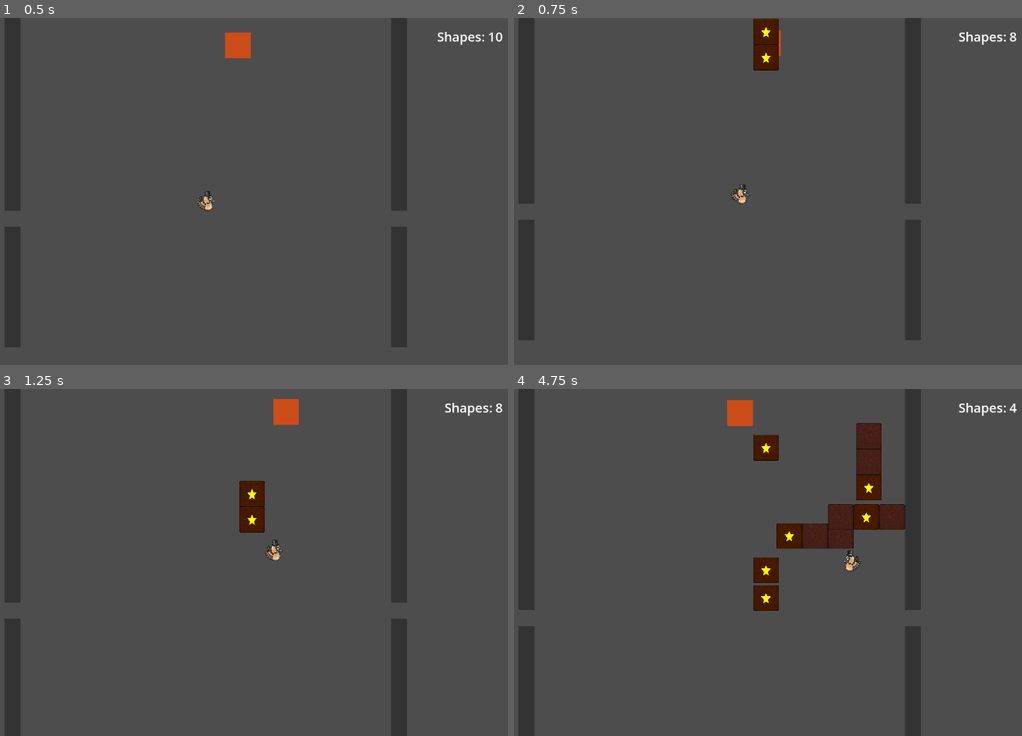
Above: before the commit, frames 1-4 (two rows, left to right).
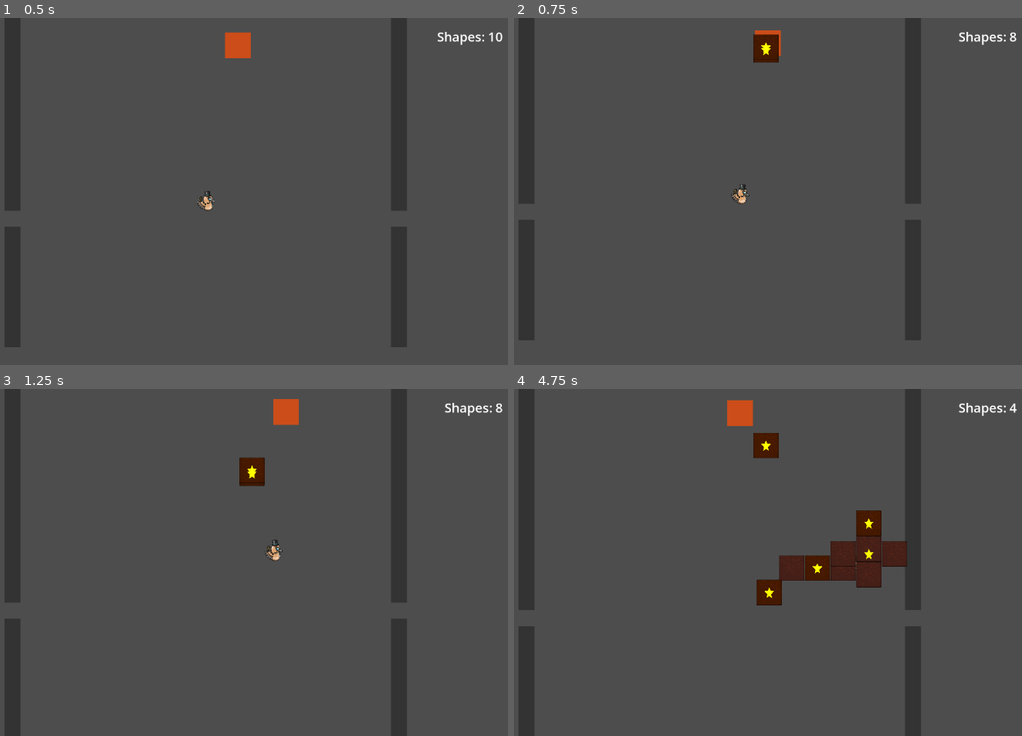
Above: after the commit, the same moments.

Repository: Lubachmann/CDGJ2026
Game: Godot game, scene res://scene/main.tscn
Same seed, same stepped clock (60 frames per second), same inputs: the game is played once before the commit and once after it.
Inputs:
- Up to frame 1 (0.5 s): no input
- Up to frame 2 (0.75 s): tap Enter (ui_accept) at 0.5, 0.6 s; hold D (right) from 0.53 s (still down)
- Up to frame 3 (1.25 s): keep holding D (right); tap W (jump) at 0.77, 0.8, 1.07 s
- Up to frame 4 (4.75 s): tap W (jump) at 1.35, 1.52, 1.82, 2.3, 3.02, 3.32, 3.6, 3.77, 4.07, 4.52 s; tap Enter (ui_accept) at 1.55, 2.1, 2.85, 4.35 s; release D (right) at 2.03 s; hold A (left) 2.03-2.78 s; hold D (right) 2.78-4.28 s; hold A (left) from 4.28 s (still down)

Frame 1 is identical in both runs. In frame 2, 0.4% of the frame differs, in the area x 47-53%, y 0-16%; in frame 3, 1.0%; in frame 4, 6.0%, in the area x 47-78%, y 9-64%.

Commit message:
grid update

Diff:
--- a/scene/main.tscn
+++ b/scene/main.tscn
@@ -5,6 +5,7 @@
 [ext_resource type="PackedScene" uid="uid://ccc3cxph12xg1" path="res://scene/player.tscn" id="3_wp4xf"]
 [ext_resource type="PackedScene" uid="uid://shape123456" path="res://scene/shape.tscn" id="4_shape"]
 [ext_resource type="Script" uid="uid://bpun7hlkan6py" path="res://scribt/camera_follow.gd" id="5_camera"]
+[ext_resource type="Script" path="res://scribt/grid_manager.gd" id="6_grid"]
 
 [sub_resource type="RectangleShape2D" id="RectangleShape2D_wall"]
 size = Vector2(50, 2000)
@@ -13,6 +14,9 @@
 size = Vector2(1200, 50)
 
 [node name="Main" type="Node2D" unique_id=2006059295]
+
+[node name="GridManager" type="Node2D" parent="."]
+script = ExtResource("6_grid")
 
 [node name="Crane" type="Node2D" parent="." unique_id=626510876]
 position = Vector2(576, 100)
--- a/scribt/crane.gd
+++ b/scribt/crane.gd
@@ -57,7 +57,10 @@
 		var shape_type = randi() % 4 # 0: single, 1: line, 2: corner, 3: vertical
 		var snapped_x = round(global_position.x / grid_size) * grid_size
 		var base_y = global_position.y
-		var shape = shape_scene.instantiate()
+
+		# Create shape as Node2D instead of RigidBody2D
+		var shape = Node2D.new()
+		shape.set_script(preload("res://scribt/shape_grid.gd"))
 		shape.global_position = Vector2(snapped_x, base_y)
 		shape.grid_size = grid_size
 		shape.shape_type = shape_type
--- /dev/null
+++ b/scribt/grid_manager.gd
@@ -0,0 +1,131 @@
+extends Node2D
+
+const GRID_SIZE = 80
+const GRID_WIDTH = 14  # 1152 / 80 (with 50px walls on each side)
+const GRID_HEIGHT = 100
+const GROUND_Y = 600  # Ground position in world coordinates
+
+var grid = []  # 2D array tracking which cells are occupied
+var blocks = {}  # Dictionary to store StaticBody2D blocks by grid position
+
+func _ready() -> void:
+	# Initialize empty grid
+	for y in range(GRID_HEIGHT):
+		var row = []
+		for x in range(GRID_WIDTH):
+			row.append(false)
+		grid.append(row)
+
+	# Mark ground row and below as occupied
+	var ground_grid_y = int(GROUND_Y / GRID_SIZE)
+	for y in range(ground_grid_y, GRID_HEIGHT):
+		for x in range(GRID_WIDTH):
+			grid[y][x] = true
+
+func world_to_grid(world_pos: Vector2) -> Vector2i:
+	# Convert world position to grid coordinates (accounting for 50px left wall)
+	var grid_x = int((world_pos.x - 50) / GRID_SIZE)
+	var grid_y = int(world_pos.y / GRID_SIZE)
+	return Vector2i(grid_x, grid_y)
+
+func grid_to_world(grid_pos: Vector2i) -> Vector2:
+	# Convert grid coordinates to world position (center of cell)
+	return Vector2(
+		grid_pos.x * GRID_SIZE + GRID_SIZE / 2 + 50,
+		grid_pos.y * GRID_SIZE + GRID_SIZE / 2
+	)
+
+func is_cell_occupied(grid_x: int, grid_y: int) -> bool:
+	if grid_x < 0 or grid_x >= GRID_WIDTH or grid_y < 0 or grid_y >= GRID_HEIGHT:
+		return true  # Out of bounds = occupied
+	return grid[grid_y][grid_x]
+
+func can_place_blocks(block_positions: Array) -> bool:
+	# Check if all blocks in the shape can be placed
+	for pos in block_positions:
+		var grid_pos = world_to_grid(pos)
+		if is_cell_occupied(grid_pos.x, grid_pos.y):
+			return false
+	return true
+
+func place_blocks(block_positions: Array, block_data: Array) -> void:
+	# Place blocks in the grid and create StaticBody2D for each
+	for i in range(block_positions.size()):
+		var world_pos = block_positions[i]
+		var data = block_data[i]
+		var grid_pos = world_to_grid(world_pos)
+
+		# Mark grid as occupied
+		if grid_pos.y >= 0 and grid_pos.y < GRID_HEIGHT and grid_pos.x >= 0 and grid_pos.x < GRID_WIDTH:
+			grid[grid_pos.y][grid_pos.x] = true
+
+			# Create static body for the block
+			var block = StaticBody2D.new()
+			block.position = grid_to_world(grid_pos)
+			block.collision_layer = data.get("collision_layer", 2)
+			block.collision_mask = data.get("collision_mask", 3)
+
+			# Add collision shape
+			var collision = CollisionShape2D.new()
+			var shape = RectangleShape2D.new()
+			shape.size = Vector2(GRID_SIZE, GRID_SIZE)
+			collision.shape = shape
+			block.add_child(collision)
+
+			# Add sprite
+			var sprite = Sprite2D.new()
+			sprite.texture = data.get("texture")
+			sprite.scale = Vector2(0.62, 0.62)
+			sprite.modulate = data.get("color", Color(1, 1, 1, 1))
+			block.add_child(sprite)
+
+			# Add special features
+			if data.get("is_trampoline", false):
+				block.collision_layer = 4
+				# Add trampoline area
+				var trampoline_area = Area2D.new()
+				trampoline_area.collision_layer = 0
+				trampoline_area.collision_mask = 11
+				var area_shape = RectangleShape2D.new()
+				area_shape.size = Vector2(GRID_SIZE, GRID_SIZE)
+				var area_collision = CollisionShape2D.new()
+				area_collision.shape = area_shape
+				trampoline_area.add_child(area_collision)
+				trampoline_area.body_entered.connect(_on_trampoline_entered.bind(block))
+				block.add_child(trampoline_area)
+
+			if data.get("is_goal", false):
+				# Add star polygon
+				var star = Polygon2D.new()
+				star.color = Color(1, 1, 0, 1)
+				star.polygon = PackedVector2Array([
+					Vector2(-15, -5), Vector2(-5, -5), Vector2(0, -15), Vector2(5, -5), Vector2(15, -5),
+					Vector2(6, 6), Vector2(9, 17), Vector2(0, 11), Vector2(-9, 17), Vector2(-6, 6)
+				])
+				star.z_index = 10
+				block.add_child(star)
+
+				# Add goal area
+				var goal_area = Area2D.new()
+				goal_area.collision_layer = 0
+				goal_area.collision_mask = 3
+				goal_area.set_script(data.get("goal_script"))
+				var area_shape = RectangleShape2D.new()
+				area_shape.size = Vector2(GRID_SIZE, GRID_SIZE)
+				var area_collision = CollisionShape2D.new()
+				area_collision.shape = area_shape
+				goal_area.add_child(area_collision)
+				goal_area.body_entered.connect(goal_area._on_body_entered)
+				block.add_child(goal_area)
+
+			# Add to scene
+			get_parent().add_child(block)
+
+			# Store reference
+			var key = str(grid_pos.x) + "," + str(grid_pos.y)
+			blocks[key] = block
+
+func _on_trampoline_entered(body: Node2D, trampoline_block: StaticBody2D) -> void:
+	if body is CharacterBody2D:
+		print("Player entered trampoline - boosting jump!")
+		body.ChangeJumpMultiplier(2)
--- /dev/null
+++ b/scribt/shape_grid.gd
@@ -0,0 +1,160 @@
+extends Node2D
+
+@export var grid_size: float = 80.0
+@export var shape_type: int = 0 # 0: single, 1: line, 2: corner, 3: vertical
+
+var is_falling: bool = true
+var fall_speed: float = 150.0
+var check_interval: float = 0.05
+var check_timer: float = 0.0
+var cube_texture: Texture2D = preload("res://assets/IMG_1984.png")
+var goal_token_script = preload("res://GoalTokenScript.gd")
+var grid_manager: Node2D = null
+var block_positions: Array = []
+var block_data: Array = []
+
+func _ready() -> void:
+	# Get grid manager reference
+	grid_manager = get_tree().root.get_node("Main/GridManager")
+	spawn_shape()
+
+func _physics_process(delta: float) -> void:
+	if is_falling:
+		# Move shape down
+		position.y += fall_speed * delta
+
+		check_timer += delta
+		if check_timer >= check_interval:
+			check_timer = 0.0
+
+			# Check if shape should lock in place
+			if should_lock():
+				lock_shape()
+
+func should_lock() -> bool:
+	# Check if any block in the shape would collide on next step
+	var next_y = position.y + (fall_speed * check_interval)
+
+	for block_pos in block_positions:
+		var world_pos = global_position + block_pos
+		var next_world_pos = Vector2(world_pos.x, next_y + block_pos.y)
+		var grid_pos = grid_manager.world_to_grid(next_world_pos)
+
+		# Check if we would be inside or below an occupied cell
+		if grid_manager.is_cell_occupied(grid_pos.x, grid_pos.y):
+			return true
+
+		# Also check the cell directly below
+		if grid_manager.is_cell_occupied(grid_pos.x, grid_pos.y + 1):
+			# Check if we're close enough to lock
+			var cell_world = grid_manager.grid_to_world(Vector2i(grid_pos.x, grid_pos.y))
+			var bottom_of_block = next_world_pos.y + (grid_size / 2)
+			var top_of_cell_below = cell_world.y + (grid_size / 2)
+			if bottom_of_block >= top_of_cell_below - 10:  # 10px threshold
+				return true
+
+	return false
+
+func lock_shape() -> void:
+	is_falling = false
+
+	# Snap position to grid
+	var first_block_world = global_position + block_positions[0]
+	var grid_pos = grid_manager.world_to_grid(first_block_world)
+	var snapped_world = grid_manager.grid_to_world(grid_pos)
+	var offset = snapped_world - first_block_world
+
+	# Calculate final world positions for all blocks
+	var final_positions = []
+	for block_pos in block_positions:
+		final_positions.append(global_position + block_pos + offset)
+
+	# Place blocks in grid
+	grid_manager.place_blocks(final_positions, block_data)
+
+	# Remove this temporary shape node
+	queue_free()
+
+func spawn_shape() -> void:
+	var positions = []
+	match shape_type:
+		0:
+			positions.append(Vector2(0, 0))
+		1:
+			positions.append(Vector2(-grid_size, 0))
+			positions.append(Vector2(0, 0))
+			positions.append(Vector2(grid_size, 0))
+		2:
+			positions.append(Vector2(0, 0))
+			positions.append(Vector2(0, grid_size))
+			positions.append(Vector2(grid_size, 0))
+		3:
+			positions.append(Vector2(0, 0))
+			positions.append(Vector2(0, grid_size))
+			positions.append(Vector2(0, 2 * grid_size))
+
+	# Randomly select indices for special blocks
+	var goal_idx = -1
+	var trampoline_idx = -1
+
+	if positions.size() > 0:
+		# Always add a goal block
+		goal_idx = randi() % positions.size()
+
+		# Add trampoline block if there's more than one cube and it's not the goal
+		if positions.size() > 1:
+			var available_indices = []
+			for i in positions.size():
+				if i != goal_idx:
+					available_indices.append(i)
+			if available_indices.size() > 0 and randi() % 2 == 0:
+				trampoline_idx = available_indices[randi() % available_indices.size()]
+
+	# Create visual preview and prepare block data
+	for i in positions.size():
+		var pos = positions[i]
+		block_positions.append(pos)
+
+		# Create visual sprite for falling animation
+		var sprite = Sprite2D.new()
+		sprite.texture = cube_texture
+		sprite.position = pos
+		sprite.scale = Vector2(0.62, 0.62)
+
+		# Prepare block data for grid placement
+		var data = {
+			"texture": cube_texture,
+			"collision_layer": 2,
+			"collision_mask": 3,
+			"is_goal": false,
+			"is_trampoline": false
+		}
+
+		if i == goal_idx:
+			sprite.modulate = Color(1, 0.8, 0, 1)
+			data["color"] = Color(1, 0.8, 0, 1)
+			data["is_goal"] = true
+			data["goal_script"] = goal_token_script
+
+			# Add star to preview
+			var star = Polygon2D.new()
+			star.color = Color(1, 1, 0, 1)
+			star.polygon = PackedVector2Array([
+				Vector2(-15, -5), Vector2(-5, -5), Vector2(0, -15), Vector2(5, -5), Vector2(15, -5),
+				Vector2(6, 6), Vector2(9, 17), Vector2(0, 11), Vector2(-9, 17), Vector2(-6, 6)
+			])
+			star.position = pos
+			star.z_index = 10
+			add_child(star)
+			print("Goal block in shape at position: ", i)
+		elif i == trampoline_idx:
+			sprite.modulate = Color(0.2, 0.9, 0.2, 1)
+			data["color"] = Color(0.2, 0.9, 0.2, 1)
+			data["is_trampoline"] = true
+			data["collision_layer"] = 4
+		else:
+			sprite.modulate = Color(1, 1, 1, 1)
+			data["color"] = Color(1, 1, 1, 1)
+
+		add_child(sprite)
+		block_data.append(data)
Not shown, added: scribt/grid_manager.gd.uid
Not shown, added: scribt/shape_grid.gd.uid
